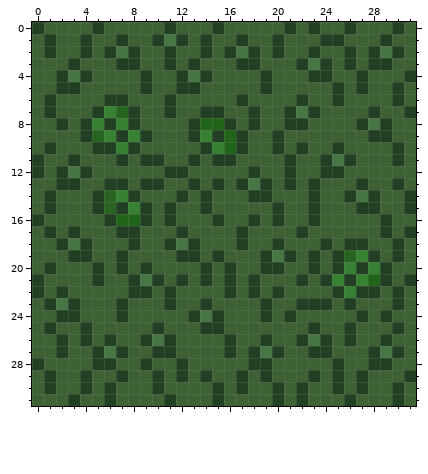
Two states of a pixel-art sprite, assets/img/grass/2.png. The picture above is the old version.
The file is 32x32 pixels. Colours within 5 levels of each other are drawn and written as one.
New version:
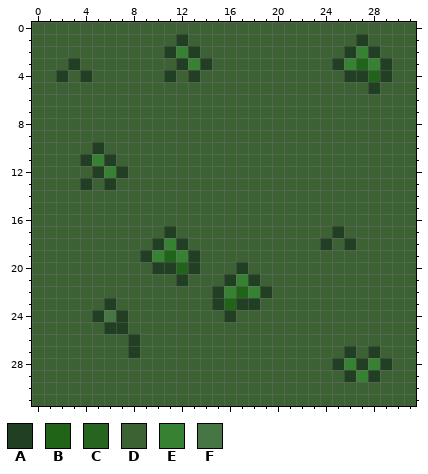
Palette (. is transparent): A #213f22  B #1f6417  C #276420  D #3c6133  E #378132  F #467643
Change:
Changed rows in their new state; - is an unchanged pixel.
first column x 0:
 0 D----D-----D---D-----D-D--D---D-
 1 -D--D--D--DD--D--D--D---DD-A-D--
 2 -D--D-DDD---EAD-DDD-D--D---E-DD-
 3 -------DD--DAEA--DD---DDDAEBE---
 4 ---D-----D-ADAD----D---DD-A-BA-D
 5 --DD-----D--DD-----D-----D-DA-D-
 6 -D----DD---D-----D----D--D----D-
 7 -D---DDDD--D--DD--D--DDD----D--D
 8 --D-DDDDD----DDDD-D--DD----DDD--
 9 ----DDDDDD---DDDDD--D-------DD--
10 -D----DDD-----DDDD--D-D--D----D-
11 D--DAEAD-DD--D-DD----D--DDD---D-
12 D-DDDAEA---DD-----D--D--DD------
13 --DDA--D-DD--D-D-DDD-D-D---D--D-
14 -D---DDDD---D-D---DD---D--DDD--D
15 -D---DDDDD-D--D-----D--D---DD--D
16 D-----DDDD-D---D--D-D--D-----D--
17 -D-D---DD--AD----D----D--A---D-D
18 --DDD---D-AEAD---D--D------D--D-
19 ---DD--D-AEBE--D---DDD-D-DDDD-D-
20 -D---D-D-DAABAD-DA-DD--D-DDDDD--
21 D----D--DDD---D--E----D-DDDDDD-D
22 D-D-----DD-D---AEBEAD----DDDD-D-
23 -DDD--AD---D--DABAAD--DDD-D---D-
24 --DD-AF------DDDA--D-D-----D-D--
25 -D--D-AA--D---DD-------D--D---D-
26 --D-D-D-ADDD----D--D--DDD-D--D--
27 --D--DDDA-DD----D-DDD--DD-A--DD-
28 D----DD--D--D-----DD------EAE---
29 -D--D--D--D-D-D--D-D---D-DAEA--D
30 -D--D-D---D----D-D--D-D--D-D--D-
31 ---D--D----D---D----D-D---D---D-
Pixel boxes of the changes (left, top, right, bottom) in both pictures:
changed: (32, 22, 416, 406)
